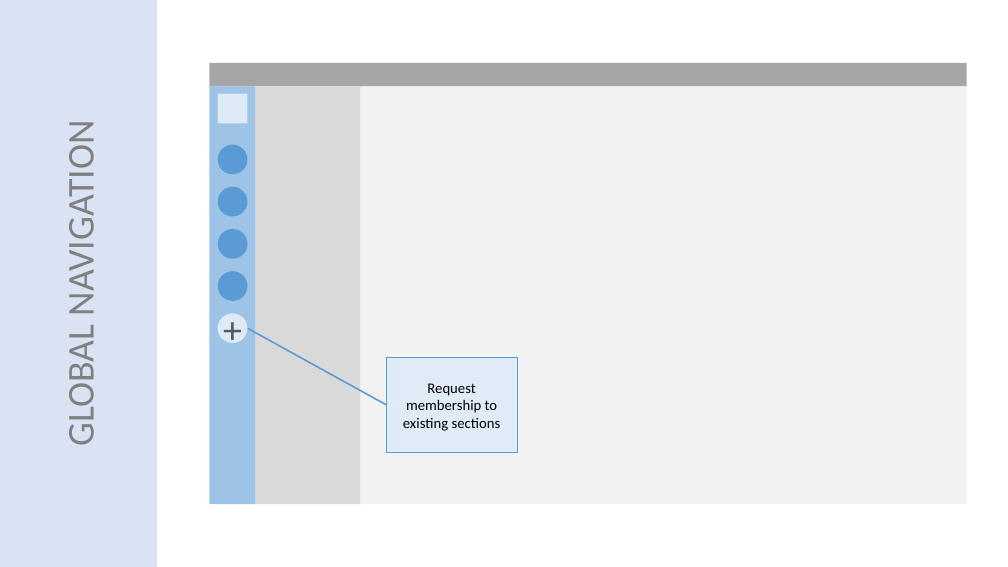
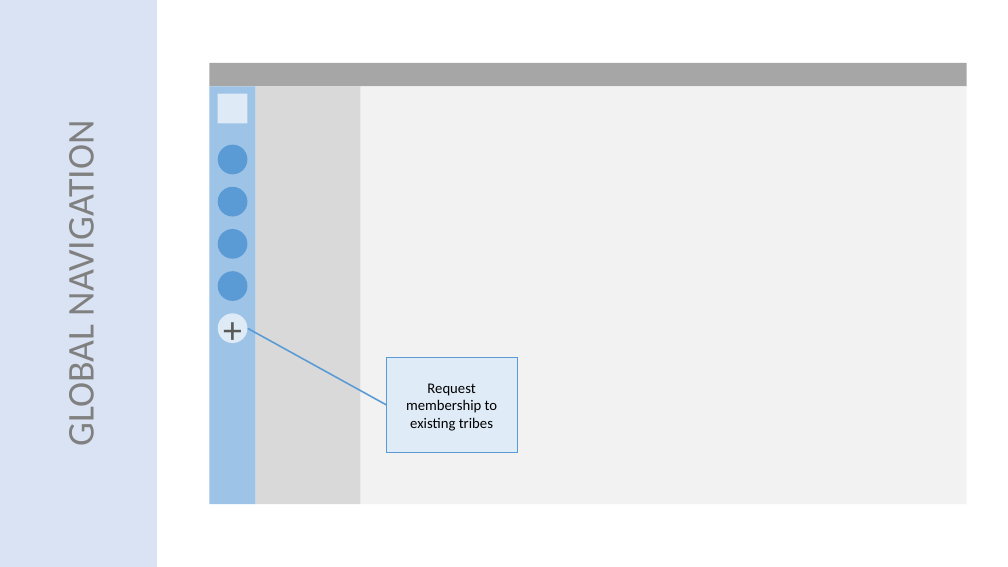
Before and after one commit to ash-uncover/juke-box, a slide deck: slide 24 of tribes-front/Concept.pptx. Drawn at 1008x567 pixels with LibreOffice and Linux fonts; fonts in the diff are those of the drawing. Boxes give left, top, right and bottom in pixels: in the first picture for what was removed or moved away, otherwise in the second. Text is boxed around its words. In the diff, an @@ line names an element or a change of style, - is before the commit and + after.

```diff
--- a/tribes-front/Concept.pptx
+++ b/tribes-front/Concept.pptx
@@ text in rectangle at <box>406,383,498,431</box>: text changed @@
-Request membership to existing sections
+Request membership to existing tribes
```
Also in this commit, not shown: 13 other slides changed, 5 slides added, 2 slides removed, 39 other files.
